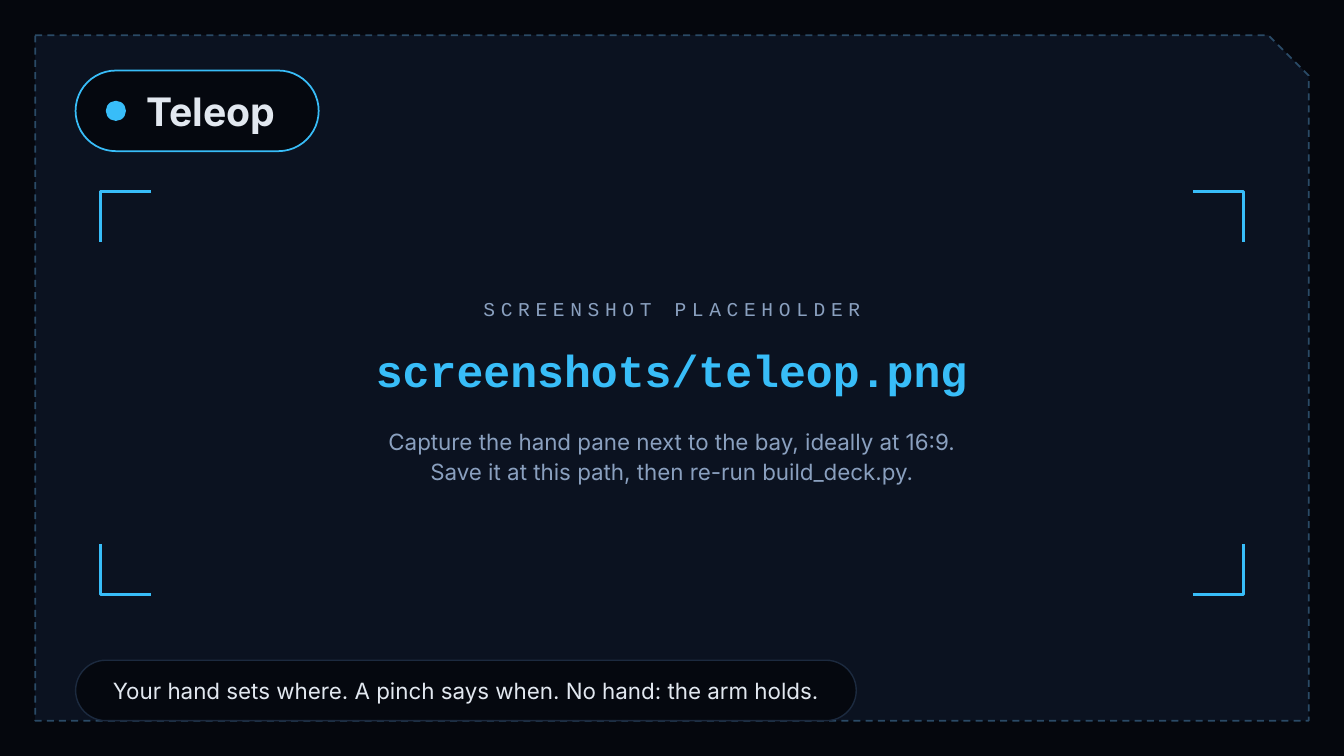
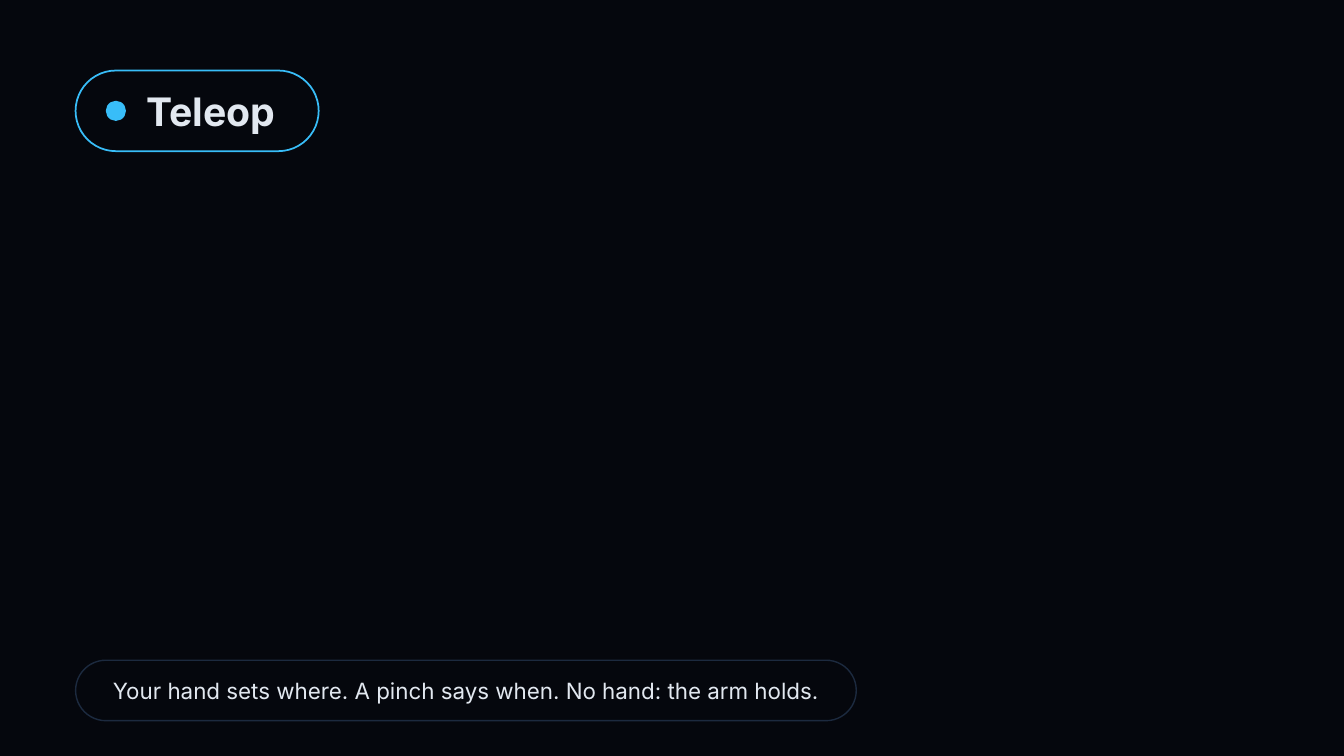
Before and after one commit to ahmedsohail2003/buffalo-hackathon, a slide deck: slide 11 of slides/STARHAND.pptx. Drawn at 1344x756 pixels with LibreOffice and Linux fonts; fonts in the diff are those of the drawing; background and template pictures are left out. Boxes give left, top, right and bottom in pixels: in the first picture for what was removed or moved away, otherwise in the second. Text is boxed around its words. In the diff, an @@ line names an element or a change of style, - is before the commit and + after.

```diff
--- a/slides/STARHAND.pptx
+++ b/slides/STARHAND.pptx
@@ snip rect removed at [35,35,1309,721] @@
@@ text removed at [483,303,861,316] @@
-SCREENSHOT PLACEHOLDER
@@ text removed at [376,355,967,397] @@
-screenshots/teleop.png
@@ text removed at [388,433,955,485] @@
-Capture the hand pane next to the bay, ideally at 16:9.
-Save it at this path, then re-run build_deck.py.
@@ group removed at [101,192,1243,595]: 4 freeform shapes @@
```
Also in this commit, not shown: 1 other slide changed, 1 slide added, 1 slide removed, 8 other files.
